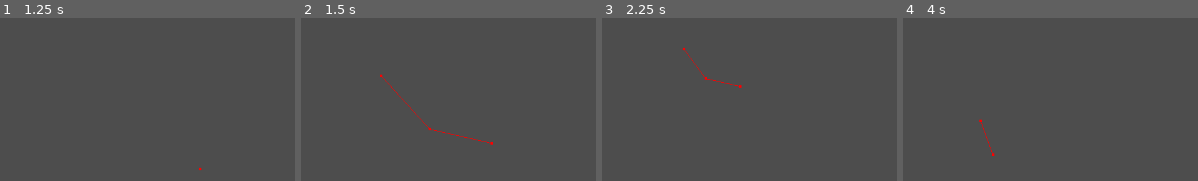
Above: before the commit, frames 1-4 (left to right).
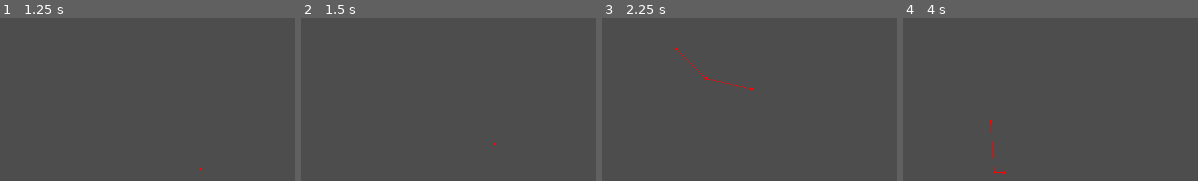
Above: after the commit, the same moments.

Repository: AlixBarreaux/zednigma
Game: Godot game, scene res://features/levels/level.tscn
The game is run twice, just before and just after one commit, with the same random seed, the same clock (stepped at 60 frames per second) and the same inputs.
Inputs:
- Up to frame 1 (1.25 s): tap Enter at 0.5 s; hold D (move_right) from 0.53 s (still down)
- Up to frame 2 (1.5 s): tap Space at 1.25 s; release D (move_right) at 1.28 s; hold S (move_down) from 1.28 s (still down)
- Up to frame 3 (2.25 s): tap Enter at 2 s; release S (move_down) at 2.03 s; hold D (move_right) from 2.03 s (still down)
- Up to frame 4 (4 s): release D (move_right) at 2.78 s; hold W (move_up) 2.78-3.53 s; tap Space at 3.5 s; hold A (move_left) from 3.53 s (still down)

Frame 1 is identical in both runs. In frame 2, 0.3% of the frame differs, in the area x 26-67%, y 34-78%; in frame 3, 0.2%; in frame 4, 0.3%.

Commit message:
tweak: Throttle zombie pathfinding updates for performance
- Add _path_timer with randomized initial value to stagger updates
  across multiple zombies spawned on the same frame
- Nav target now updates every 0.25s instead of every physics frame
- Clear the path to self position when AI is IDLE
- Make ZombieAIBase.state public (was private: _state)

Diff:
--- a/features/enemies/ai/zombie_ai_chaser.gd
+++ b/features/enemies/ai/zombie_ai_chaser.gd
@@ -3,8 +3,8 @@
 
 enum State { IDLE, CHASE, ATTACK }
 
+var state: State = State.IDLE
 var _data: ZombieData = null
-var _state: State = State.IDLE
 var _attack_timer: float = 0.0
 
 
@@ -19,24 +19,24 @@
 
 	var distance: float = self_pos.distance_to(player_pos)
 
-	match _state:
+	match state:
 		State.IDLE:
 			desired_direction = Vector2.ZERO
 			if can_see_player and distance <= _data.detection_range:
-				_state = State.CHASE
+				state = State.CHASE
 
 		State.CHASE:
 			if distance <= _data.attack_range:
-				_state = State.ATTACK
+				state = State.ATTACK
 			elif distance > _data.detection_range:
-				_state = State.IDLE
+				state = State.IDLE
 			else:
 				desired_direction = (player_pos - self_pos).normalized()
 
 		State.ATTACK:
 			desired_direction = Vector2.ZERO
 			if distance > _data.attack_range:
-				_state = State.CHASE
+				state = State.CHASE
 			elif _attack_timer <= 0.0:
 				wants_attack = true
 				_attack_timer = _data.attack_cooldown
--- a/features/enemies/zombie.gd
+++ b/features/enemies/zombie.gd
@@ -2,11 +2,12 @@
 extends CharacterBody2D
 
 @export var data: ZombieData = null
+@export var path_update_interval: float = 0.25
 
 var _ai: ZombieAIBase = null
 var _player: Player = null
-
-var _player_health_comp: HealthComponent = null
+## Randomized so zombies don't all recalculate paths on the same frame.
+var _path_timer: float = randf_range(0.0, 0.25)
 
 @onready var _nav_agent: NavigationAgent2D = %NavigationAgent2D
 @onready var _health_comp: HealthComponent = %HealthComponent
@@ -63,10 +64,13 @@
 	if _ai.wants_attack:
 		_on_attack_succeeded(_player)
 
-	if _ai._state != _ai.State.IDLE:
-		_nav_agent.target_position = _player.global_position
-	else:
-		_nav_agent.target_position = global_position
+	_path_timer -= delta
+	if _path_timer <= 0.0:
+		_path_timer = path_update_interval
+		if _ai.state != _ai.State.IDLE:
+			_nav_agent.target_position = _player.global_position
+		else:
+			_nav_agent.target_position = global_position
 
 	var next_pos: Vector2 = _nav_agent.get_next_path_position()
 
